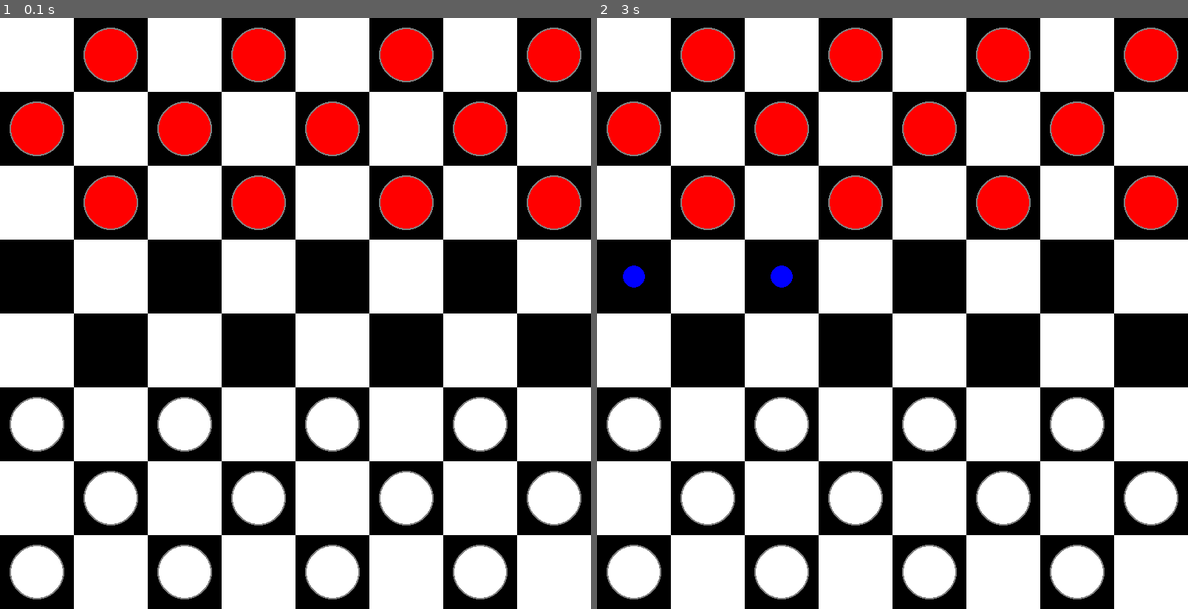
Above: before the commit, frames 1-2 (left to right).
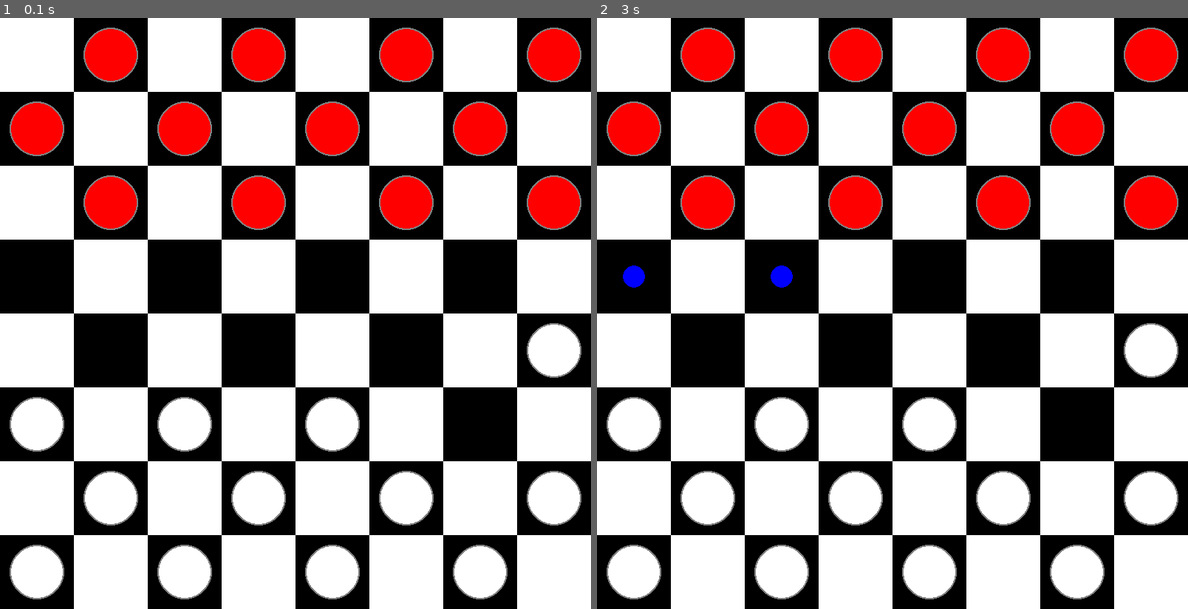
Above: after the commit, the same moments.

Repository: alechries/hhbk-project-pygame
Game: pygame game, started from utils/intelligence.py
Two runs of this game, one before a commit and one after it. Both use one fixed random seed, a clock stepped at 60 frames per second and the inputs below.
Inputs (mouse positions are in pixels of both pictures, inside the frame that each line leads up to):
- Up to frame 1 (0.1 s): no input
- Up to frame 2 (3 s): click (1046, 94) at 2.65 s; click (727, 230) at 2.98 s

The runs differ from the first frame. In frame 1, 1.3% of the frame differs, in the area x 76-99%, y 51-74%; in frame 2, 1.3%.

Commit message:
Update intelligence.py
alpha beta

Diff:
--- a/utils/intelligence.py
+++ b/utils/intelligence.py
@@ -1,8 +1,9 @@
 
-##class Intelligence:
-
-    #def __init__(self):
-    # pass
+# class Intelligence:
+
+#     def __init__(self):
+#         pass
+#
 import pygame
 import sys
 import math
@@ -70,7 +71,7 @@
         self.board[piece.row][piece.col], self.board[row][col] = self.board[row][col], self.board[piece.row][piece.col]
         piece.move(row, col)
 
-        if row == ROWS - 1 or row == 0:
+        if (row == ROWS - 1 and piece.color == RED) or (row == 0 and piece.color == WHITE):
             piece.make_king()
             if piece.color == WHITE:
                 self.white_kings += 1
@@ -219,7 +220,7 @@
     def _init(self):
         self.selected = None
         self.board = Board()
-        self.turn = RED
+        self.turn = WHITE
         self.valid_moves = {}
 
     def update(self):
@@ -277,8 +278,7 @@
         self.board = board
         self.change_turn()
 
-# Minimax Algorithmus
-def minimax(position, depth, max_player, game):
+def minimax(position, depth, alpha, beta, max_player, game):
     if depth == 0 or position.winner() is not None:
         return position.evaluate(), position
 
@@ -286,8 +286,11 @@
         max_eval = -math.inf
         best_move = None
         for move in get_all_moves(position, WHITE, game):
-            evaluation = minimax(move, depth - 1, False, game)[0]
+            evaluation = minimax(move, depth - 1, alpha, beta, False, game)[0]
             max_eval = max(max_eval, evaluation)
+            alpha = max(alpha, evaluation)
+            if beta <= alpha:
+                break
             if max_eval == evaluation:
                 best_move = move
         return max_eval, best_move
@@ -295,11 +298,20 @@
         min_eval = math.inf
         best_move = None
         for move in get_all_moves(position, RED, game):
-            evaluation = minimax(move, depth - 1, True, game)[0]
+            evaluation = minimax(move, depth - 1, alpha, beta, True, game)[0]
             min_eval = min(min_eval, evaluation)
+            beta = min(beta, evaluation)
+            if beta <= alpha:
+                break
             if min_eval == evaluation:
                 best_move = move
         return min_eval, best_move
+
+def simulate_move(piece, move, board, game, skip):
+    board.move(piece, move[0], move[1])
+    if skip:
+        board.remove(skip)
+    return board
 
 def get_all_moves(board, color, game):
     moves = []
@@ -314,11 +326,7 @@
 
     return moves
 
-def simulate_move(piece, move, board, game, skip):
-    board.move(piece, move[0], move[1])
-    if skip:
-        board.remove(skip)
-    return board
+
 
 WIN = pygame.display.set_mode((WIDTH, HEIGHT))
 pygame.display.set_caption('Checkers')
@@ -332,7 +340,7 @@
         clock.tick(60)
 
         if game.turn == WHITE:
-            value, new_board = minimax(game.get_board(), 3, WHITE, game)
+            value, new_board = minimax(game.get_board(), 7, -math.inf, math.inf, True, game)
             game.ai_move(new_board)
 
         if game.get_board().winner() is not None:
